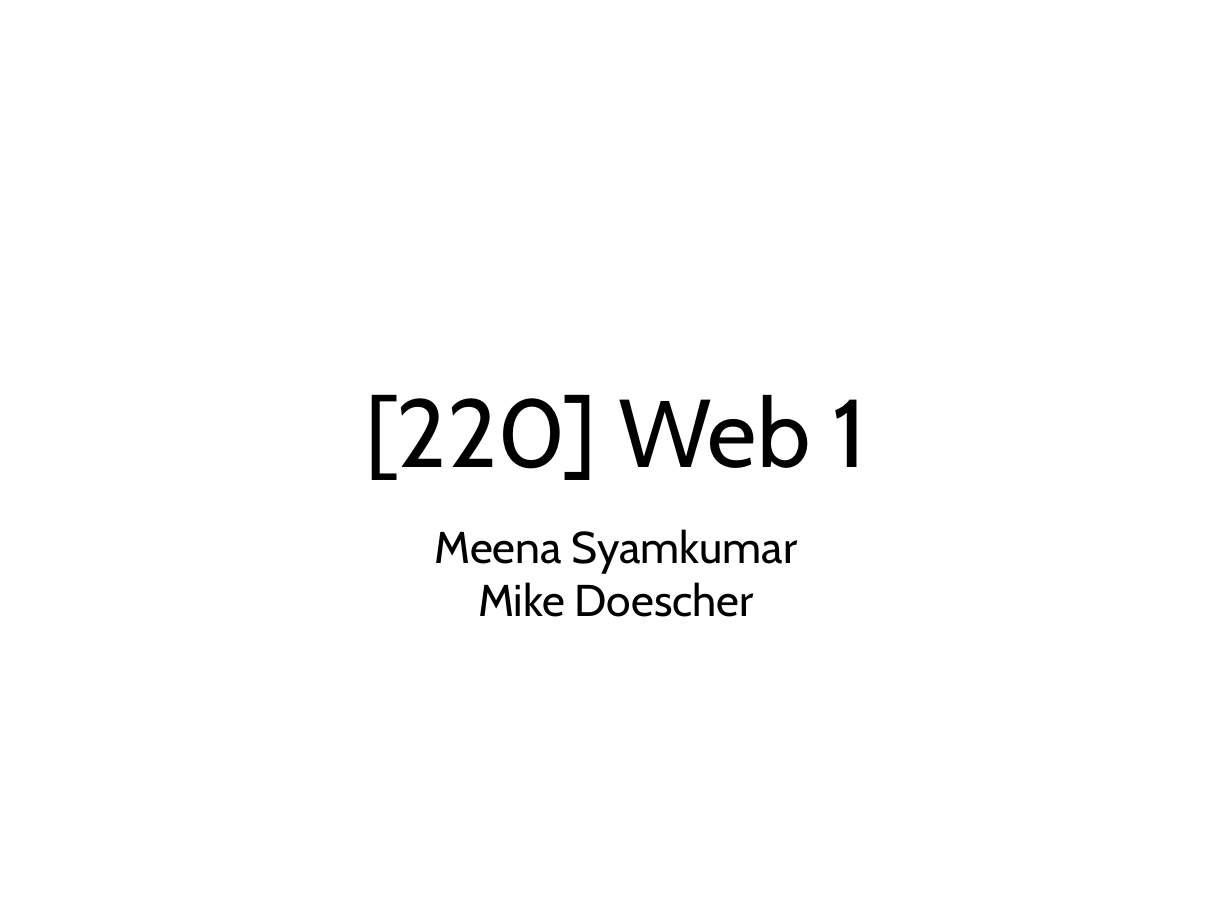
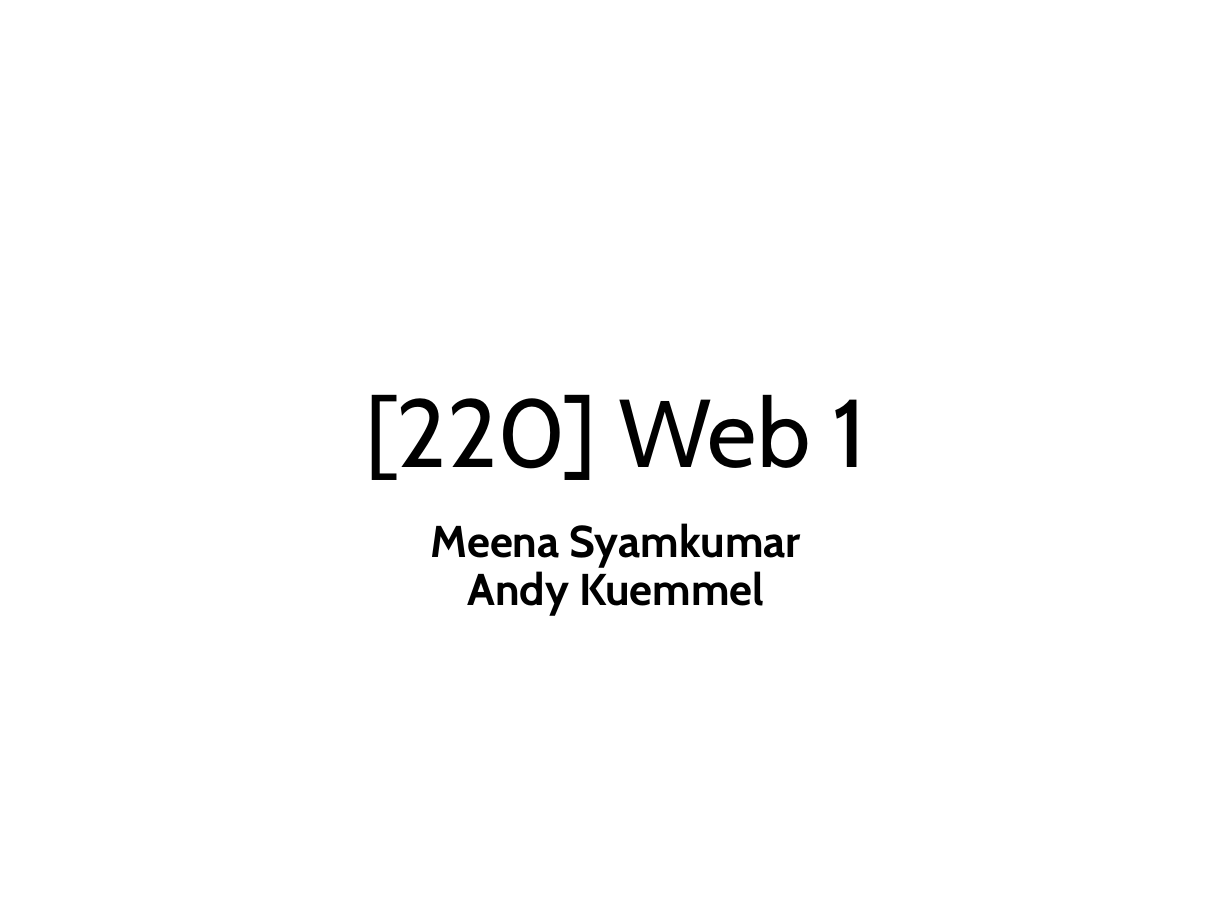
Before and after one commit to tylerharter/caraza-harter-com, a slide deck: slide 1 of tyler/meena/cs220/s21/materials/lec_31_S21.pptx. Drawn at 1232x924 pixels with LibreOffice and Linux fonts; fonts in the diff are those of the drawing. Boxes give left, top, right and bottom in pixels: in the first picture for what was removed or moved away, otherwise in the second. Text is boxed around its words. In the diff, an @@ line names an element or a change of style, - is before the commit and + after.

```diff
--- a/tyler/meena/cs220/s21/materials/lec_31_S21.pptx
+++ b/tyler/meena/cs220/s21/materials/lec_31_S21.pptx
@@ subtitle at (x1=431, y1=523, x2=802, y2=567): bold on in "Meena Syamkumar"; line spacing 1 to 0.9 @@
@@ subtitle at (x1=468, y1=567, x2=764, y2=615): text changed; bold on @@
-Mike Doescher
+Andy Kuemmel
```
Also in this commit, not shown: 8 other files.
